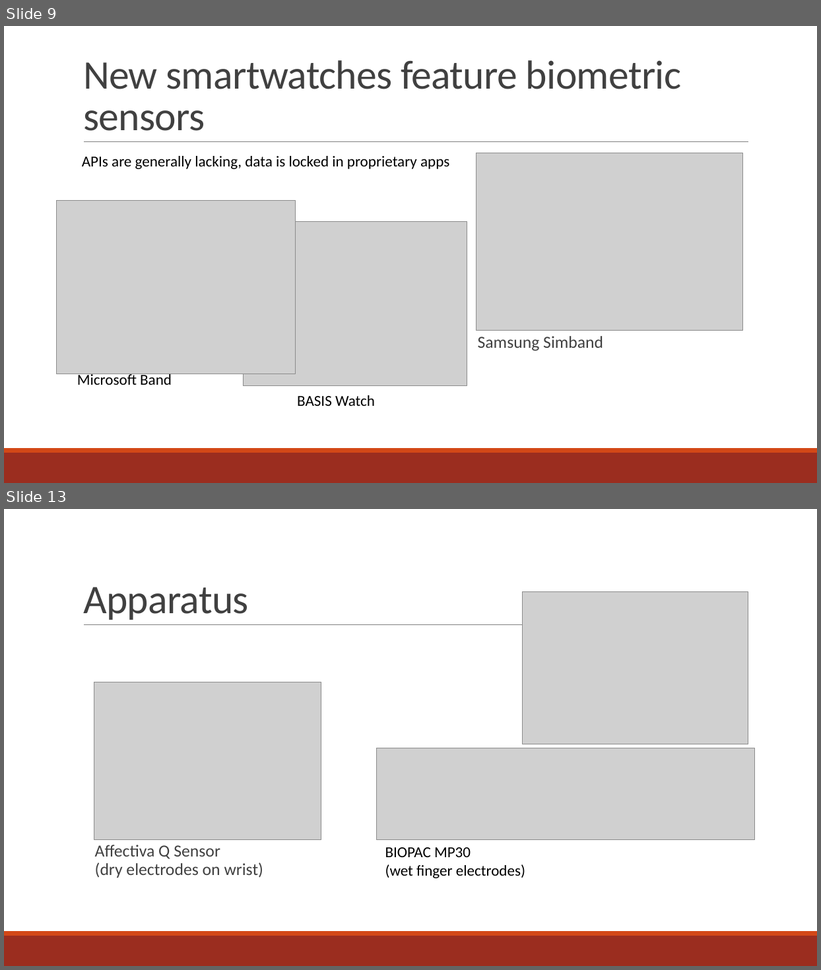
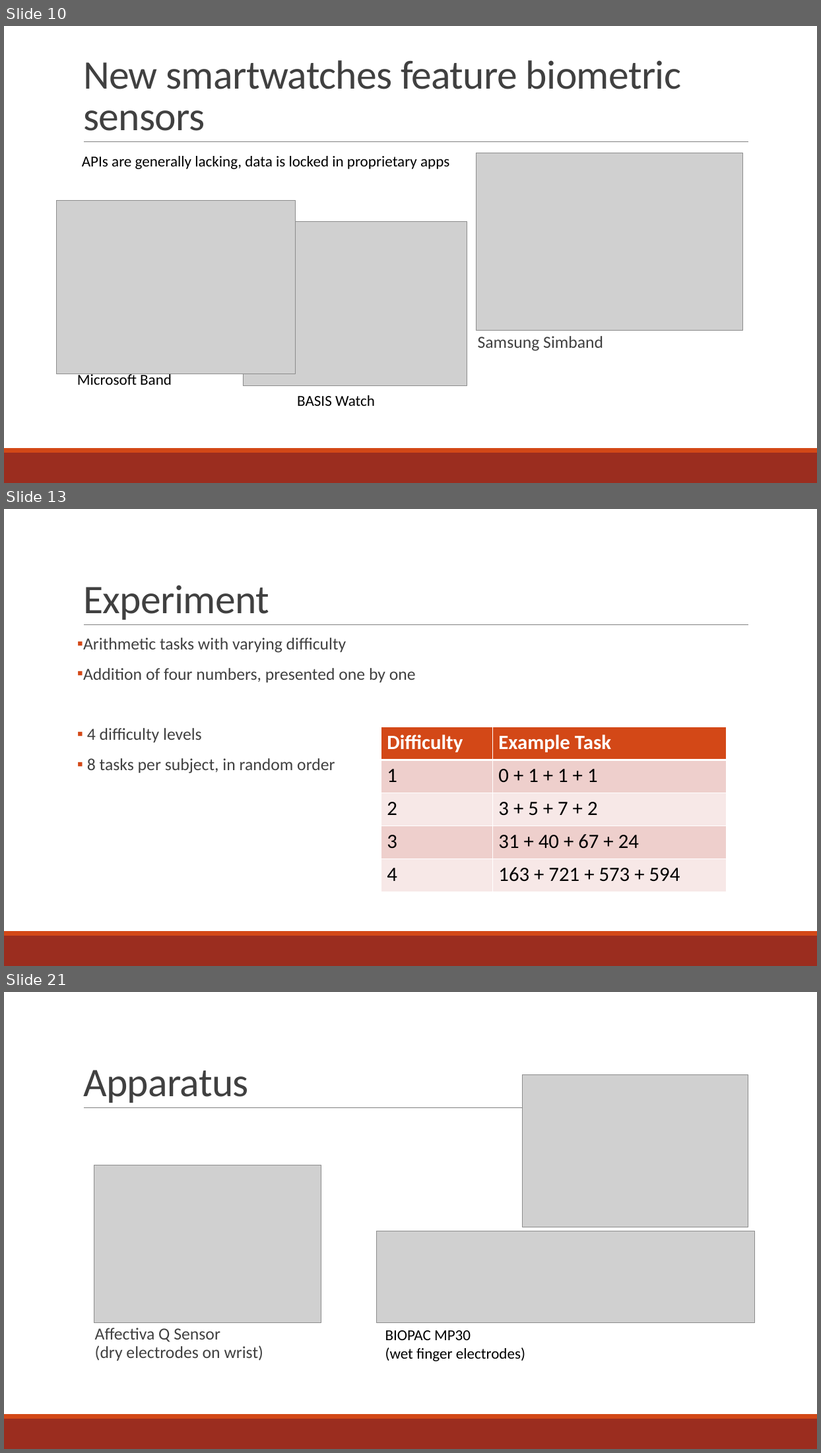
Before and after one commit to Rahazan/AI-BSc-Thesis, a slide deck: presentation/Portable biometrics for determining cognitive load from galvanic.pptx. Shown one above the other, each under a label of ours: slides 9 and 13 before the commit, slides 10, 13 and 21 after it; the slides between them are not shown. The pictures are 821x970 and 821x1453 pixels, drawn with LibreOffice and Linux fonts; fonts in the diff are those of the drawing; grey boxes stand for pictures. Boxes give left, top, right and bottom in pixels: in the first picture for what was removed or moved away, otherwise in the second. Text is boxed around its words. In the diff, an @@ line names an element or a change of style, - is before the commit and + after.

```diff
--- a/presentation/Portable biometrics for determining cognitive load from galvanic.pptx
+++ b/presentation/Portable biometrics for determining cognitive load from galvanic.pptx
@@ slide 13 added at [4, 509, 817, 966], background #FFFFFF; not listed: 3 template elements that a slide beside it also shows @@
@@ title added at [83, 585, 269, 620], 48 pt, text #404040 @@
+Experiment
@@ text added at [83, 638, 416, 774], 20 pt, text #404040 @@
+▪ Arithmetic tasks with varying difficulty
+▪ Addition of four numbers, presented one by one
+▪ 4 difficulty levels
+▪ 8 tasks per subject, in random order
@@ table added at [381, 727, 726, 892], 5 rows, 2 columns @@
+Difficulty | Example Task
+1 | 0 + 1 + 1 + 1
+2 | 3 + 5 + 7 + 2
+3 | 31 + 40 + 67 + 24
+4 | 163 + 721 + 573 + 594
@@ what was slide 9 is now slide 10 @@
@@ what was slide 13 is now slide 21 @@
```
Also in this commit, not shown: 9 slides changed, 14 other slides added, 1 slide removed, 1 other file.
